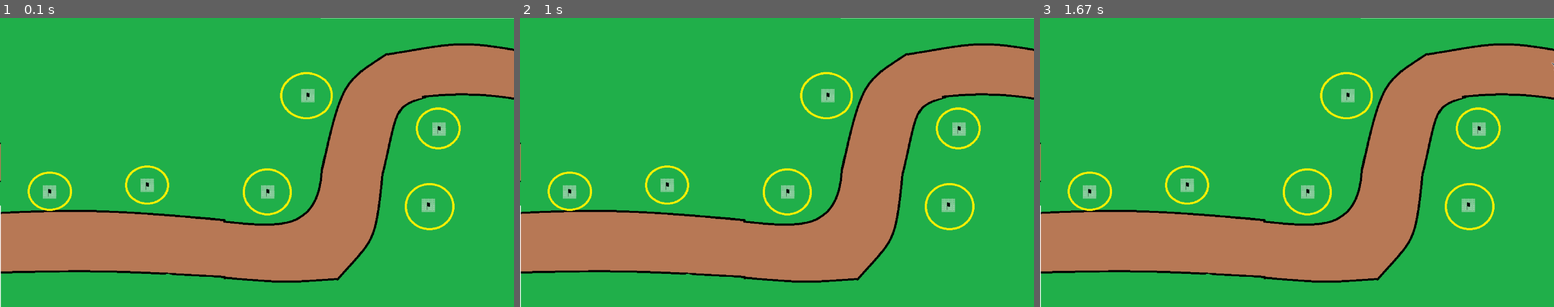
Above: before the commit, frames 1-3 (left to right).
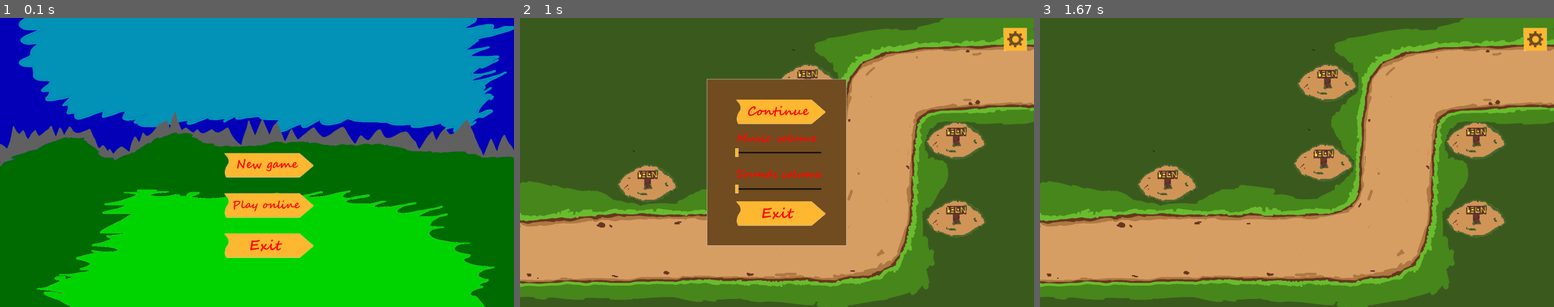
Above: after the commit, the same moments.

Repository: Fundgod/Tower_def
Game: pygame game, started from main.py
The game is run twice, just before and just after one commit, with the same random seed, the same clock (stepped at 60 frames per second) and the same inputs.
Inputs (mouse positions are in pixels of both pictures, inside the frame that each line leads up to):
- Up to frame 1 (0.1 s): no input
- Up to frame 2 (1 s): press the mouse at (782, 162) at 0.37 s; move the mouse to (699, 197) at 0.47 s; release the mouse at (617, 231) at 0.6 s; press the mouse at (1013, 35) at 0.7 s; move the mouse to (807, 64) at 0.8 s; release the mouse at (602, 93) at 0.93 s
- Up to frame 3 (1.67 s): press the mouse at (1291, 110) at 1.03 s; move the mouse to (1322, 124) at 1.13 s; release the mouse at (1358, 142) at 1.27 s

The runs differ from the first frame. In frame 1, 100% of the frame differs, in the area x 0-100%, y 0-100%; in frame 2, 99%; in frame 3, 99%.

Commit message:
Added user interface: start game menu and in-game pause menu

Diff:
--- a/main.py
+++ b/main.py
@@ -1,6 +1,7 @@
 import pygame
 import random
-import sys, os
+import sys
+import os
 from threading import Thread
 from time import sleep
 
@@ -69,7 +70,7 @@
         self.coords[1] -= self.height / 2
         self.steps = [0, 0]
         self.rect = pygame.Rect(*self.way[self.pos], 10, 10)
-        self.image = pygame.transform.scale(load_image('sprites\\lol.png', -1), (60, 60))
+        self.image = pygame.transform.scale(load_image(os.path.join('sprites', 'mobs', 'default_mob.png'), -1), (60, 60))
 
     def update(self):
         if self.health > 0:
@@ -95,14 +96,49 @@
             self.kill()
 
 
+class Button(pygame.sprite.Sprite):
+    def __init__(self, coords, filename, group=None):
+        super().__init__(group)
+        self.rect = pygame.Rect(*coords)
+        self.image = load_image(os.path.join('sprites', 'buttons', filename), -1)
+
+
 class Game:
-    def __init__(self):
+    def __init__(self, screen):
+        self.screen = screen
         self.level = 1
         self.map = Map(self.level)
         self.mobs = pygame.sprite.Group()
         self.plants = pygame.sprite.Group()
         self.plants_data = self.load_plants()
         self.towers = pygame.sprite.Group()
+        self.buttons = pygame.sprite.Group()
+        self.pause_button = Button((1800, 30, 80, 80), 'pause.png', self.buttons)
+        self.on_pause = False
+
+    def begin(self):
+        # Инициализация фоновой картинки и кнопок
+        background = load_image(os.path.join('sprites', 'background_image.png'))
+        buttons = pygame.sprite.Group()
+        single_player_button = Button((800, 500, 350, 90), 'start_single_game.png', buttons)
+        online_game_button = Button((800, 650, 350, 90), 'start_online_game.png', buttons)
+        exit_button = Button((800, 800, 350, 90), 'exit.png', buttons)
+        self.screen.blit(background, (0, 0))
+        buttons.draw(self.screen)
+        # Ожидание юзер инпута
+        while True:
+            for event in pygame.event.get():
+                if event.type == pygame.MOUSEBUTTONDOWN:
+                    click = pygame.Rect(*event.pos, 1, 1)
+                    if click.colliderect(single_player_button):
+                        self.start()
+                        return
+                    elif click.colliderect(online_game_button):
+                        print('It must start online mode')
+                    elif click.colliderect(exit_button):
+                        pygame.quit()
+                        sys.exit(0)
+            pygame.display.flip()
 
     def start(self):
         self.mobs_spawn_thread = Thread(target=self.spawn_mobs, daemon=True)
@@ -110,10 +146,10 @@
 
     def load_plants(self):
         plants_data = []
-        plant_image = pygame.transform.scale(load_image('sprites/plant.png', -1), (50, 50))
+        plant_image = load_image(os.path.join('sprites', 'plant.png'), -1)
         with open(os.path.join(self.map.dir, 'plants.csv'), 'r') as f:
             for line in f.readlines():
-                plants_data.append(tuple(map(lambda coord: float(coord) - 25, line.rstrip().split(';'))))
+                plants_data.append(tuple(map(lambda coord: float(coord) - 130, line.rstrip().split(';'))))
                 plant_sprite = pygame.sprite.Sprite(self.plants)
                 plant_sprite.rect = pygame.Rect(*plants_data[-1], 40, 40)
                 plant_sprite.image = plant_image
@@ -126,15 +162,86 @@
 
     def spawn_mobs(self):
         for interval, road_num in ((1, 0), (2, 0), (3, 0), (1, 0), (2, 0), (3, 0), (1, 0), (2, 0), (3, 0)):
-            sleep(interval)
+            little_intervals_count = interval / 0.1
+            little_intervals_counter = 0
+            while little_intervals_counter != little_intervals_count:
+                sleep(0.1)
+                if not self.on_pause:
+                    little_intervals_counter += 1
             self.spawn_mob(road_num)
 
+    def on_click(self, pos):
+        click = pygame.Rect(*pos, 1, 1)
+        if click.colliderect(self.pause_button):
+            self.pause()
+
+    def pause(self):
+        self.on_pause = True
+        # Инициализация меню паузы
+        menu = pygame.sprite.Group()
+        menu_table = pygame.sprite.Sprite(menu)
+        menu_table.rect = pygame.Rect(660, 190, 600, 700)
+        menu_table.image = load_image(os.path.join('sprites', 'menu.png'), -1)
+        continue_button = Button((770, 300, 350, 90), 'continue.png', menu)
+        music_slider = Button((800, 483, 20, 40), 'slider.png', menu)
+        sounds_slider = Button((800, 619, 20, 40), 'slider.png', menu)
+        exit_button = Button((770, 680, 350, 90), 'exit.png', menu)
+        menu.draw(self.screen)
+        changing_music_volume = False
+        changing_sounds_volume = False
+        volume_changing_bias = 0
+        # Обработка взаимодействия пользователя с меню паузы
+        while True:
+            for event in pygame.event.get():
+                if event.type == pygame.MOUSEBUTTONDOWN:
+                    click = pygame.Rect(*event.pos, 1, 1)
+                    if click.colliderect(continue_button):
+                        self.on_pause = False
+                        return
+                    elif click.colliderect(music_slider):
+                        changing_music_volume = True
+                        volume_changing_bias = event.pos[0] - music_slider.rect.x
+                        print(volume_changing_bias)
+                    elif click.colliderect(sounds_slider):
+                        changing_sounds_volume = True
+                        volume_changing_bias = event.pos[0] - sounds_slider.rect.x
+                        print(volume_changing_bias)
+                    elif click.colliderect(exit_button):
+                        pygame.quit()
+                        sys.exit(0)
+                elif event.type == pygame.MOUSEMOTION:
+                    if changing_music_volume:
+                        cursor_x_coord = event.pos[0] - volume_changing_bias
+                        if 800 > cursor_x_coord:
+                            next_pos = 800
+                        elif 1115 < cursor_x_coord:
+                            next_pos = 1115
+                        else:
+                            next_pos = cursor_x_coord
+                        music_slider.rect.x = next_pos
+                        menu.draw(self.screen)
+                    elif changing_sounds_volume:
+                        cursor_x_coord = event.pos[0] - volume_changing_bias
+                        if 800 > cursor_x_coord:
+                            next_pos = 800
+                        elif 1115 < cursor_x_coord:
+                            next_pos = 1115
+                        else:
+                            next_pos = cursor_x_coord
+                        sounds_slider.rect.x = next_pos
+                        menu.draw(self.screen)
+                elif event.type == pygame.MOUSEBUTTONUP:
+                    changing_music_volume = False
+                    changing_sounds_volume = False
+                pygame.display.flip()
+
     def update_and_render(self):
-        self.map.render(screen)
+        self.map.render(self.screen)
         self.mobs.update()
-        self.mobs.draw(screen)
-        self.plants.draw(screen)
-        self.towers.draw(screen)
+        self.mobs.draw(self.screen)
+        self.plants.draw(self.screen)
+        self.towers.draw(self.screen)
+        self.buttons.draw(self.screen)
 
 
 
@@ -142,17 +249,15 @@
     pygame.init()
     SIZE = WIDTH, HEIGHT = 1920, 1080
     screen = pygame.display.set_mode(SIZE)
-    game = Game()
-    game.start()
+    game = Game(screen)
+    game.begin()
     fps = 60
     time = pygame.time.Clock()
-    running = True
-    while running:
+    while True:
         time.tick(fps)
         for event in pygame.event.get():
-            if event.type == pygame.QUIT:
-                running = False
+            if event.type == pygame.MOUSEBUTTONDOWN:
+                game.on_click(event.pos)
         screen.fill('black')
         game.update_and_render()
         pygame.display.flip()
-    pygame.quit()
--- a/map1/plants.csv
+++ b/map1/plants.csv
@@ -1,6 +1,5 @@
-550;625
-185;650
-1000;650
-1150;290
-1640;415
-1600;700
+1074;244
+1060;542
+477;620
+1630;460
+1630;752
Binary file changed: map1/image.png
Binary file added: sprites/background_image.png
Binary file added: sprites/buttons/continue.png
Binary file added: sprites/buttons/exit.png
Binary file added: sprites/buttons/pause.png
Binary file added: sprites/buttons/slider.png
Binary file added: sprites/buttons/start_online_game.png
Binary file added: sprites/buttons/start_single_game.png
Binary file added: sprites/menu.png
Renamed: sprites/lol.png -> sprites/mobs/default_mob.png
Binary file changed: sprites/plant.png
